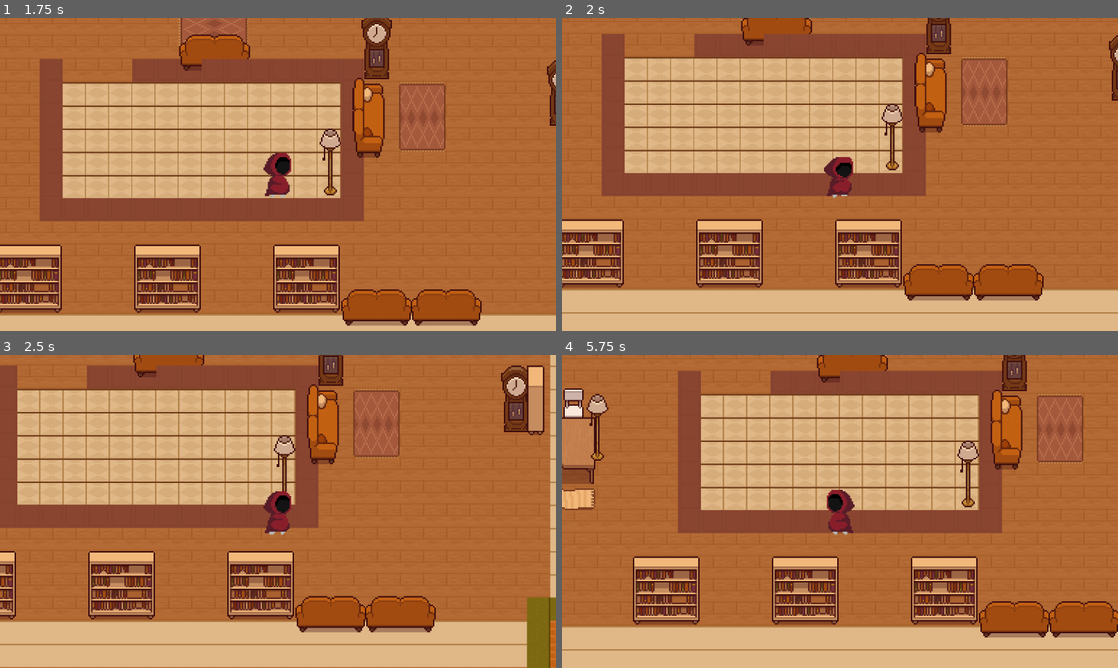
Above: before the commit, frames 1-4 (two rows, left to right).
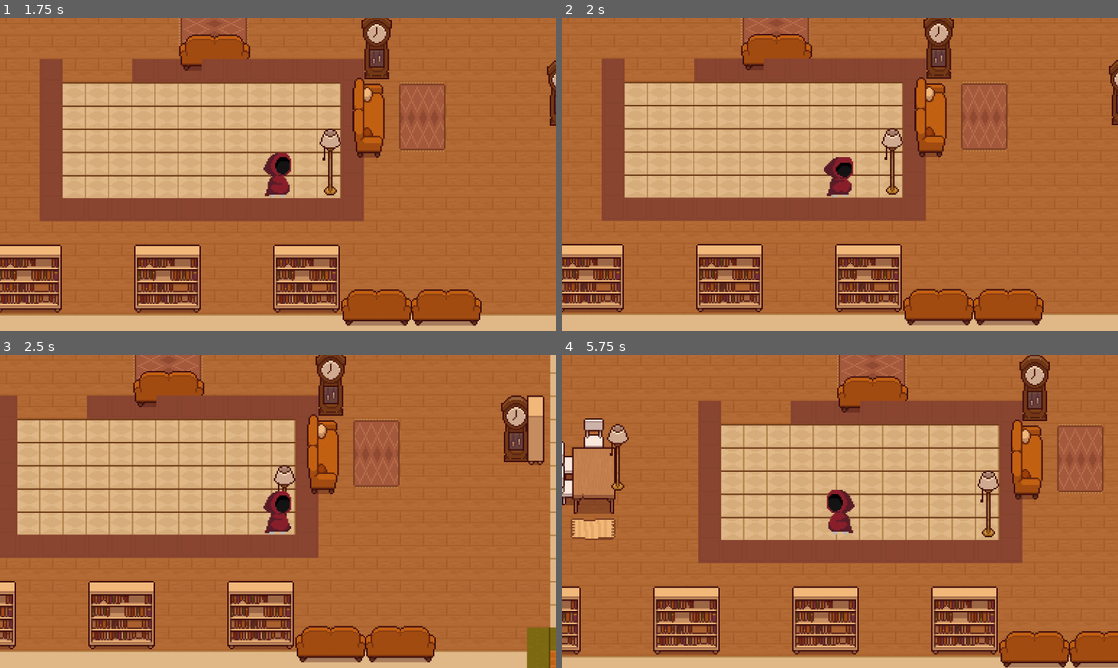
Above: after the commit, the same moments.

Repository: CarenNI/porao-das-aranhas
Game: Godot game, scene res://scenes/porao.tscn
Two runs of this game, one before a commit and one after it. Both use one fixed random seed, a clock stepped at 60 frames per second and the inputs below.
Inputs:
- Up to frame 1 (1.75 s): tap Enter at 0.5 s; hold Right (right) 0.53-1.28 s; hold Down (down) from 1.28 s (still down)
- Up to frame 2 (2 s): keep holding Down (down)
- Up to frame 3 (2.5 s): release Down (down) at 2.03 s; hold Right (right) from 2.03 s (still down)
- Up to frame 4 (5.75 s): release Right (right) at 2.78 s; hold W (up) 2.78-3.53 s; hold Left (left) 3.53-5.03 s; hold Down (down) from 5.03 s (still down)

Frame 1 is identical in both runs. In frame 2, 37% of the frame differs, in the area x 0-100%, y 0-99%; in frame 3, 41%; in frame 4, 52%, in the area x 0-100%, y 0-100%.

Commit message:
aula-08: porao com colisao e personagem

Diff:
--- a/scenes/porao.tscn
+++ b/scenes/porao.tscn
@@ -11,7 +11,7 @@
 tile_set = ExtResource("1_3sq85")
 
 [node name="objetos" type="TileMapLayer" parent="." unique_id=935244732]
-tile_map_data = PackedByteArray("AABUAPn/AQAGAAAAAABVAPj/AQA …(7504 unchanged characters)… GAAcAAAAIAA4AAQAIAAIAAAABAAQAAQAAAAwAAAADAAEAAQAFAAoAAAAbABMAAQABAAoAAAAeABMAAQABAAoAAAA=")
+tile_map_data = PackedByteArray("AABUAPn/AQAGAAAAAABVAPj/AQA …(7504 unchanged characters)… GAAcAAAAIAA4AAQAIAAIAAAABAAQAAQAAAAwAAAAbABMAAQABAAoAAAAeABMAAQABAAoAAAA=")
 tile_set = ExtResource("1_3sq85")
 
 [node name="Jogador" parent="." unique_id=1339095115 instance=ExtResource("2_iebd6")]
--- a/tiles/porao.tres
+++ b/tiles/porao.tres
@@ -11,10 +11,12 @@
 10:4/1 = 1
 11:7/size_in_atlas = Vector2i(2, 3)
 11:7/0 = 0
+11:7/0/physics_layer_0/polygon_0/points = PackedVector2Array(-8.0958, -17.845581, 3.917324, -15.58224, 8, -8, 3.917324, 19.064304, -15.408136, 17.671478, -15.930447, -8.269903, -14.537621, -19.064304)
 9:0/size_in_atlas = Vector2i(1, 2)
 9:0/0 = 0
 2:4/size_in_atlas = Vector2i(3, 3)
 2:4/0 = 0
+2:4/0/physics_layer_0/polygon_0/points = PackedVector2Array(-22.372267, -21.849957, 22.720474, -21.849957, 24.1133, 20.283028, -22.372267, 20.80534)
 0:7/size_in_atlas = Vector2i(2, 3)
 0:7/0 = 0
 0:2/size_in_atlas = Vector2i(3, 2)
@@ -25,12 +27,14 @@
 2:12/0 = 0
 4:7/size_in_atlas = Vector2i(2, 3)
 4:7/0 = 0
+4:7/0/physics_layer_0/polygon_0/points = PackedVector2Array(-9.66273, -22.372267, 11.403763, -22.198164, 8.792213, 23.06868, -9.66273, 22.546371)
 9:10/size_in_atlas = Vector2i(2, 2)
 9:10/0 = 0
 11:10/size_in_atlas = Vector2i(2, 2)
 11:10/0 = 0
 5:4/size_in_atlas = Vector2i(1, 3)
 5:4/0 = 0
+5:4/0/physics_layer_0/polygon_0/points = PackedVector2Array(-7.3993874, -21.675854, 2.8727036, -21.675854, 3.917324, 22.546371, -7.747594, 21.50175)
 11:0/size_in_atlas = Vector2i(1, 2)
 11:0/0 = 0
 12:1/0 = 0
@@ -38,8 +42,10 @@
 10:0/0 = 0
 0:12/size_in_atlas = Vector2i(2, 4)
 0:12/0 = 0
+0:12/0/physics_layer_0/polygon_0/points = PackedVector2Array(-17.497375, -24.983814, 5.3101482, -22.02406, 5.6583557, 23.416885, -15.930447, 22.02406)
 1:10/size_in_atlas = Vector2i(4, 2)
 1:10/0 = 0
+1:10/0/physics_layer_0/polygon_0/points = PackedVector2Array(-21.50175, -8.0958, 23.242783, -6.354768, 26.028435, 13.144794, -24.113298, 13.318897)
 2:7/size_in_atlas = Vector2i(1, 3)
 2:7/0 = 0
 6:7/size_in_atlas = Vector2i(1, 3)
@@ -52,8 +58,10 @@
 7:2/0 = 0
 5:0/size_in_atlas = Vector2i(1, 2)
 5:0/0 = 0
+5:0/0/physics_layer_0/polygon_0/points = PackedVector2Array(-7.051182, -11.403762, 6.180666, -11.403762, 6.0065613, 14.885826, -6.7029743, 15.2340355, -8.269904, -12.100175)
 6:0/size_in_atlas = Vector2i(1, 2)
 6:0/0 = 0
+6:0/0/physics_layer_0/polygon_0/points = PackedVector2Array(-8.0958, -11.403762, 8, -8, 5.8324585, 15.2340355, -7.9216976, 15.408138)
 7:0/size_in_atlas = Vector2i(1, 2)
 7:0/0 = 0
 3:2/size_in_atlas = Vector2i(2, 2)
@@ -64,8 +72,10 @@
 10:2/0 = 0
 0:4/size_in_atlas = Vector2i(2, 3)
 0:4/0 = 0
+0:4/0/physics_layer_0/polygon_0/points = PackedVector2Array(-14.885827, -22.372267, 14.885826, -22.02406, 14.537621, 10.533245, -14.015311, 11.577866)
 5:10/size_in_atlas = Vector2i(4, 2)
 5:10/0 = 0
+5:10/0/physics_layer_0/polygon_0/points = PackedVector2Array(-21.849957, -14.885827, 23.242783, -16.10455, 22.720474, -4.9619427, 24.287403, 15.582241, -23.06868, 16.975067)
 
 [sub_resource type="TileSetAtlasSource" id="TileSetAtlasSource_hou0e"]
 texture = ExtResource("1_hou0e")
@@ -148,6 +158,7 @@
 4:4/0 = 0
 5:4/0 = 0
 6:4/0 = 0
+6:4/0/physics_layer_0/polygon_0/points = PackedVector2Array(-8, -8, 8, -8, 8, 8, -8, 8)
 7:4/0 = 0
 8:4/0 = 0
 9:4/0 = 0
@@ -233,5 +244,6 @@
 17:8/0 = 0
 
 [resource]
+physics_layer_0/collision_layer = 1
 sources/2 = SubResource("TileSetAtlasSource_hou0e")
 sources/1 = SubResource("TileSetAtlasSource_fjdok")
Not shown, added: DEVLOG.md
